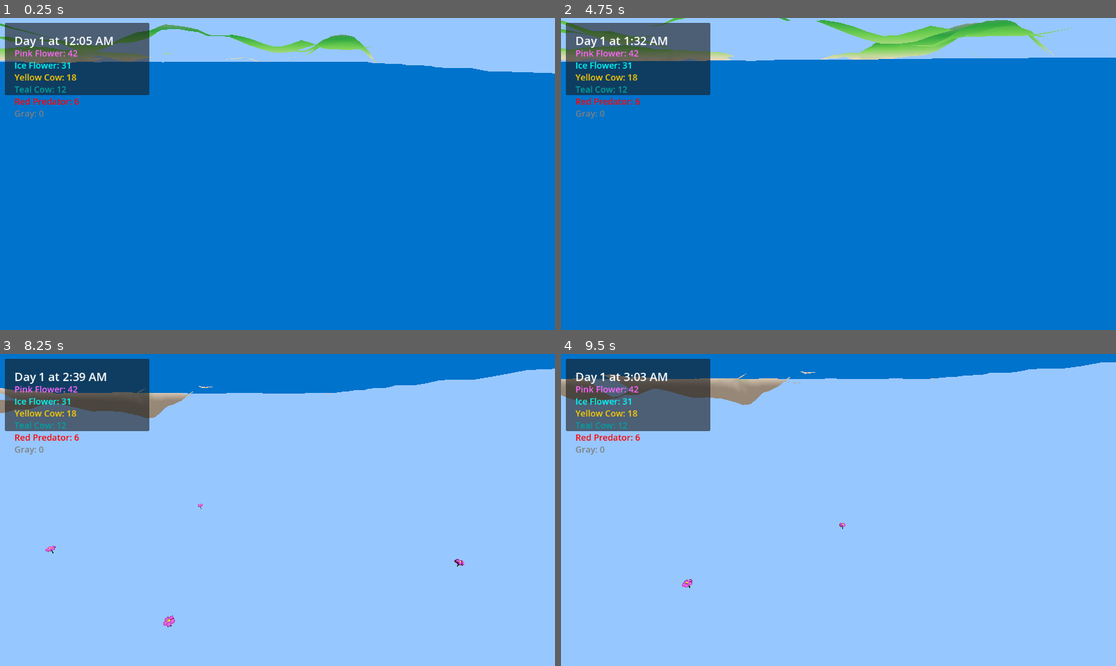
Above: before the commit, frames 1-4 (two rows, left to right).
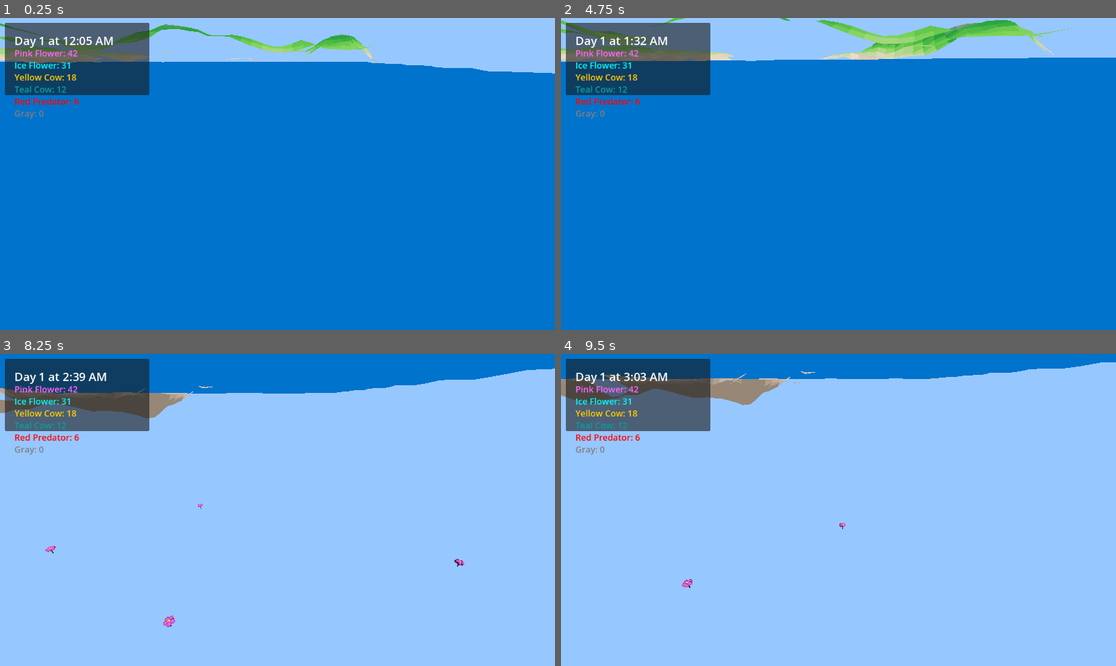
Above: after the commit, the same moments.

Repository: kevclarx/cowgod
Game: Godot game, scene res://scenes/main.tscn
The game is run twice, just before and just after one commit, with the same random seed, the same clock (stepped at 60 frames per second) and the same inputs.
Inputs (mouse positions are in pixels of both pictures, inside the frame that each line leads up to):
- Up to frame 1 (0.25 s): no input
- Up to frame 2 (4.75 s): tap Enter at 0.5 s; move the mouse to (866, 174) at 0.52 s; hold Shift 0.53-1.28 s; hold W from 0.53 s (still down); tap Space at 0.77, 1.52, 2, 3.02, 3.77, 4.52 s; move the mouse to (810, 174) at 1.27 s; tap C at 1.35, 3.6 s; move the mouse to (849, 167) at 2.02 s; tap T at 2.1, 4.35 s; move the mouse to (832, 180) at 2.77 s; tap Shift at 2.85 s; move the mouse to (877, 177) at 3.52 s; move the mouse to (794, 170) at 4.27 s
- Up to frame 3 (8.25 s): move the mouse to (283, 510) at 5.02 s; hold Shift 5.03-5.78 s; move the mouse to (255, 503) at 5.77 s; release W at 5.78 s; hold D 5.78-6.53 s; tap C at 5.85, 8.1 s; tap Space at 6.02, 6.77, 7.52 s; move the mouse to (305, 510) at 6.52 s; hold W from 6.53 s (still down); tap T at 6.6 s; move the mouse to (249, 510) at 7.27 s; tap Shift at 7.35 s; move the mouse to (288, 503) at 8.02 s
- Up to frame 4 (9.5 s): move the mouse to (832, 516) at 8.77 s; release W at 8.78 s; hold A from 8.78 s (still down); tap T at 8.85 s; tap Space at 9.02 s

The runs differ from the first frame. In frame 1, 0.2% of the frame differs, in the area x 0-68%, y 2-15%; in frame 2, 0.4%, in the area x 0-89%, y 0-14%; in frame 3, less than 0.1%; in frame 4, 0.1%.

Commit message:
flat shaded terrain

Diff:
--- a/scripts/terrain_map.gd
+++ b/scripts/terrain_map.gd
@@ -254,11 +254,13 @@
 
 func update_mesh():
 	# Generate ground mesh, rotated 180° around Y and centered at origin
-	var st = SurfaceTool.new()
-	st.begin(Mesh.PRIMITIVE_TRIANGLES)
 	var half = (N - 1) * Constants.T / 2.0
 
-	# iterate only to N-1 to avoid wrapping/connecting last to first
+	# Build non-indexed arrays so vertices are never shared between triangles (guarantees flat facets)
+	var verts := PackedVector3Array()
+	var norms := PackedVector3Array()
+	var cols  := PackedColorArray()
+
 	for x in range(N - 1):
 		for y in range(N - 1):
 			var x2 = x + 1
@@ -288,30 +290,38 @@
 			var c10 = get_color_at(x2, y)
 			var c11 = get_color_at(x2, y2)
 
-			# Use CLOCKWISE winding (Godot editor expectation) -> triangles: (p0,p3,p2) and (p0,p2,p1)
-			# Triangle 1: p0, p3, p2
-			var n1 = (p3 - p0).cross(p2 - p0).normalized()
-			if n1.dot(Vector3.UP) < 0:
-				n1 = -n1
-			st.set_normal(n1)
-			st.set_color(c00); st.add_vertex(p0)
-			st.set_normal(n1)
-			st.set_color(c10); st.add_vertex(p3)
-			st.set_normal(n1)
-			st.set_color(c11); st.add_vertex(p2)
-
-			# Triangle 2: p0, p2, p1
-			var n2 = (p2 - p0).cross(p1 - p0).normalized()
-			if n2.dot(Vector3.UP) < 0:
-				n2 = -n2
-			st.set_normal(n2)
-			st.set_color(c00); st.add_vertex(p0)
-			st.set_normal(n2)
-			st.set_color(c11); st.add_vertex(p2)
-			st.set_normal(n2)
-			st.set_color(c01); st.add_vertex(p1)
-
-	ground_mesh_instance.mesh = st.commit()
+			# Use a single uniform color for the entire tile so each triangle renders flat (no color interpolation between tiles)
+			var tile_col = get_color_at(x, y)
+
+			# Triangle A (p0, p3, p2) - duplicate vertices, compute per-triangle normal
+			var a = p0; var b = p3; var c = p2
+			var n = (b - a).cross(c - a).normalized()
+			# If normal points down, invert it — DO NOT change vertex positions or winding
+			if n.y < 0.0:
+				n = -n
+			verts.append(a); verts.append(b); verts.append(c)
+			norms.append(n); norms.append(n); norms.append(n)
+			cols.append(tile_col); cols.append(tile_col); cols.append(tile_col)
+
+			# Triangle B (p0, p2, p1)
+			a = p0; b = p2; c = p1
+			n = (b - a).cross(c - a).normalized()
+			if n.y < 0.0:
+				n = -n
+			verts.append(a); verts.append(b); verts.append(c)
+			norms.append(n); norms.append(n); norms.append(n)
+			cols.append(tile_col); cols.append(tile_col); cols.append(tile_col)
+
+	# Build ArrayMesh from non-indexed arrays (no shared vertices)
+	var arrays := []
+	arrays.resize(Mesh.ARRAY_MAX)
+	arrays[Mesh.ARRAY_VERTEX] = verts
+	arrays[Mesh.ARRAY_NORMAL] = norms
+	arrays[Mesh.ARRAY_COLOR] = cols
+
+	var mesh := ArrayMesh.new()
+	mesh.add_surface_from_arrays(Mesh.PRIMITIVE_TRIANGLES, arrays)
+	ground_mesh_instance.mesh = mesh
 
 	# Ensure vertex colors are used by the material and make material non-metallic / high roughness
 	var ground_mat = StandardMaterial3D.new()
